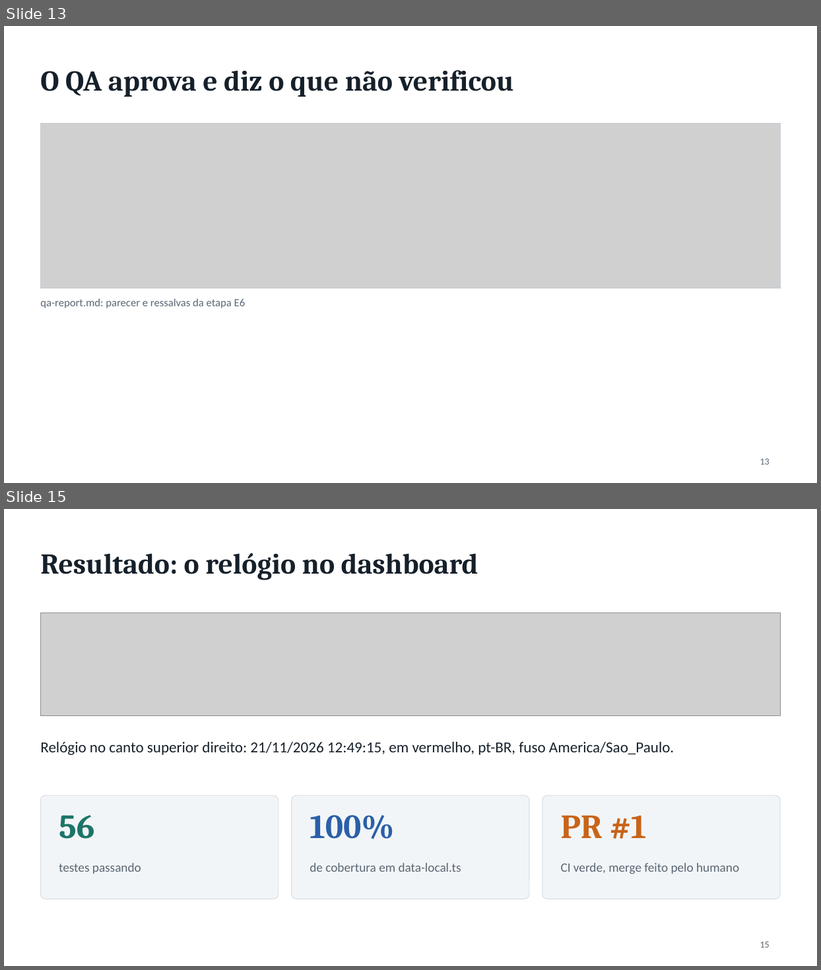
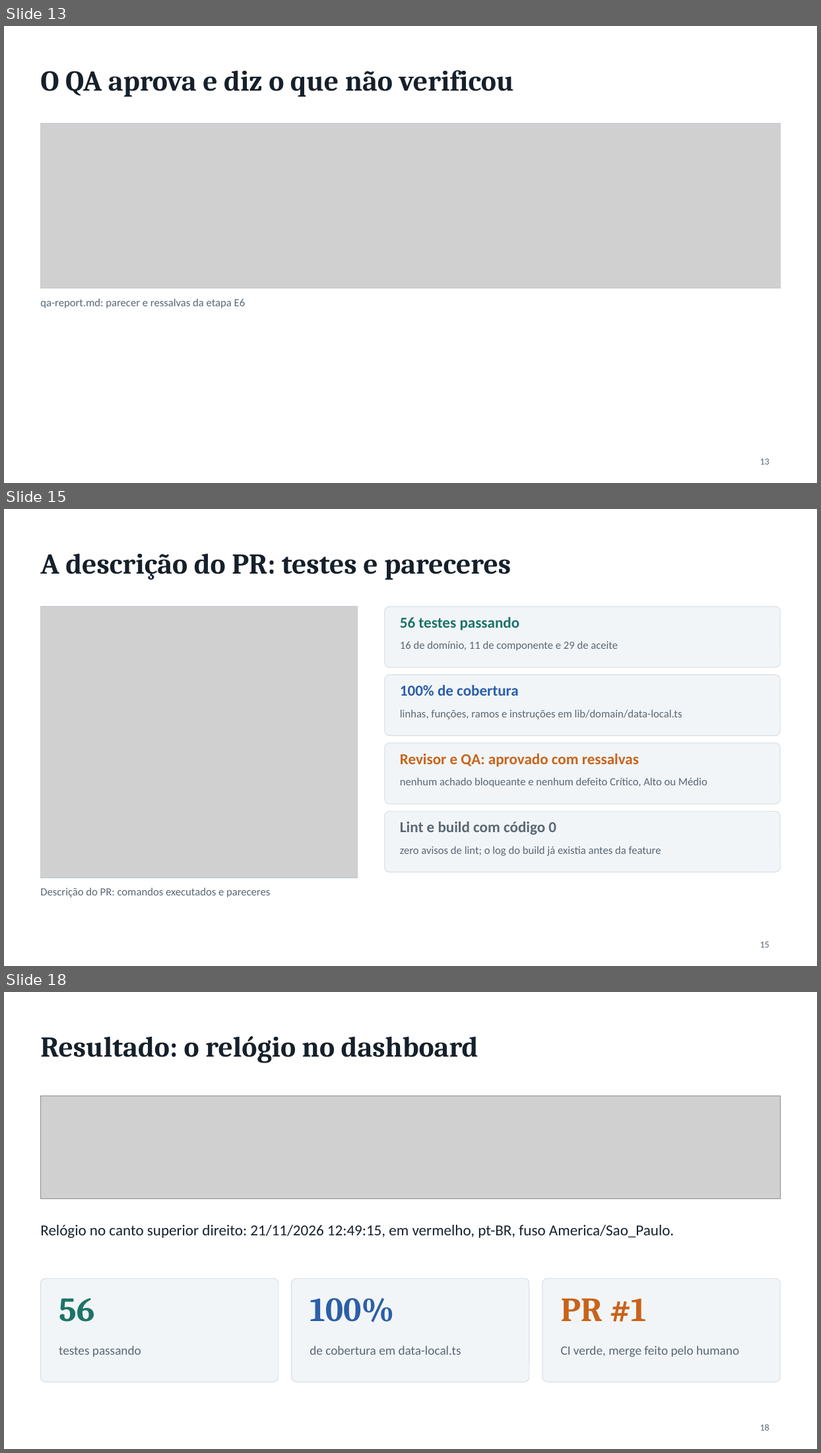
Before and after one commit to liviagomes30/fabrica-petcontrol, a slide deck: docs/fabrica/apresentacao-fabrica-claude-code.pptx. Shown one above the other, each under a label of ours: slides 13 and 15 before the commit, slides 13, 15 and 18 after it; the slides between them are not shown. The pictures are 821x970 and 821x1453 pixels, drawn with LibreOffice and Linux fonts; fonts in the diff are those of the drawing; grey boxes stand for pictures. Boxes give left, top, right and bottom in pixels: in the first picture for what was removed or moved away, otherwise in the second. Text is boxed around its words. In the diff, an @@ line names an element or a change of style, - is before the commit and + after.

```diff
--- a/docs/fabrica/apresentacao-fabrica-claude-code.pptx
+++ b/docs/fabrica/apresentacao-fabrica-claude-code.pptx
@@ slide 15 added at [4,509,817,966], background #FFFFFF @@
@@ title added at [40,553,511,580], 34 pt, text #16202A, bold @@
+A descrição do PR: testes e pareceres
@@ picture added at [40,607,357,878] @@
@@ rectangle added at [40,607,357,878], outline #C3CCD4 1 pt @@
@@ rounded rectangle added at [385,607,781,667], fill #F2F5F7, outline #D5DCE2 0.75 pt @@
@@ text added at [400,617,520,630], 18 pt, text #1C7468, bold @@
+56 testes passando
@@ text added at [400,641,618,651], 13 pt, text #5A6875 @@
+16 de domínio, 11 de componente e 29 de aceite
@@ rounded rectangle added at [385,675,781,736], fill #F2F5F7, outline #D5DCE2 0.75 pt @@
@@ text added at [400,685,519,696], 18 pt, text #2B5FA8, bold @@
+100% de cobertura
@@ text added at [400,710,682,720], 13 pt, text #5A6875 @@
+linhas, funções, ramos e instruções em lib/domain/data-local.ts
@@ rounded rectangle added at [385,743,781,804], fill #F2F5F7, outline #D5DCE2 0.75 pt @@
@@ text added at [400,753,639,767], 18 pt, text #C8641A, bold @@
+Revisor e QA: aprovado com ressalvas
@@ text added at [400,778,708,788], 13 pt, text #5A6875 @@
+nenhum achado bloqueante e nenhum defeito Crítico, Alto ou Médio
@@ rounded rectangle added at [385,811,781,873], fill #F2F5F7, outline #D5DCE2 0.75 pt @@
@@ text added at [400,822,556,835], 18 pt, text #5A6875, bold @@
+Lint e build com código 0
@@ text added at [400,846,661,856], 13 pt, text #5A6875 @@
+zero avisos de lint; o log do build já existia antes da feature
@@ text added at [40,888,270,898], 13 pt, text #5A6875 @@
+Descrição do PR: comandos executados e pareceres
@@ page number added at [760,942,770,948], 11 pt, text #5A6875 @@
+15
@@ what was slide 15 is now slide 18 @@
@@ page number at [760,1424,770,1431]: text changed @@
-15
+18
```
Also in this commit, not shown: 1 slide changed, 2 other slides added, 4 other files.
